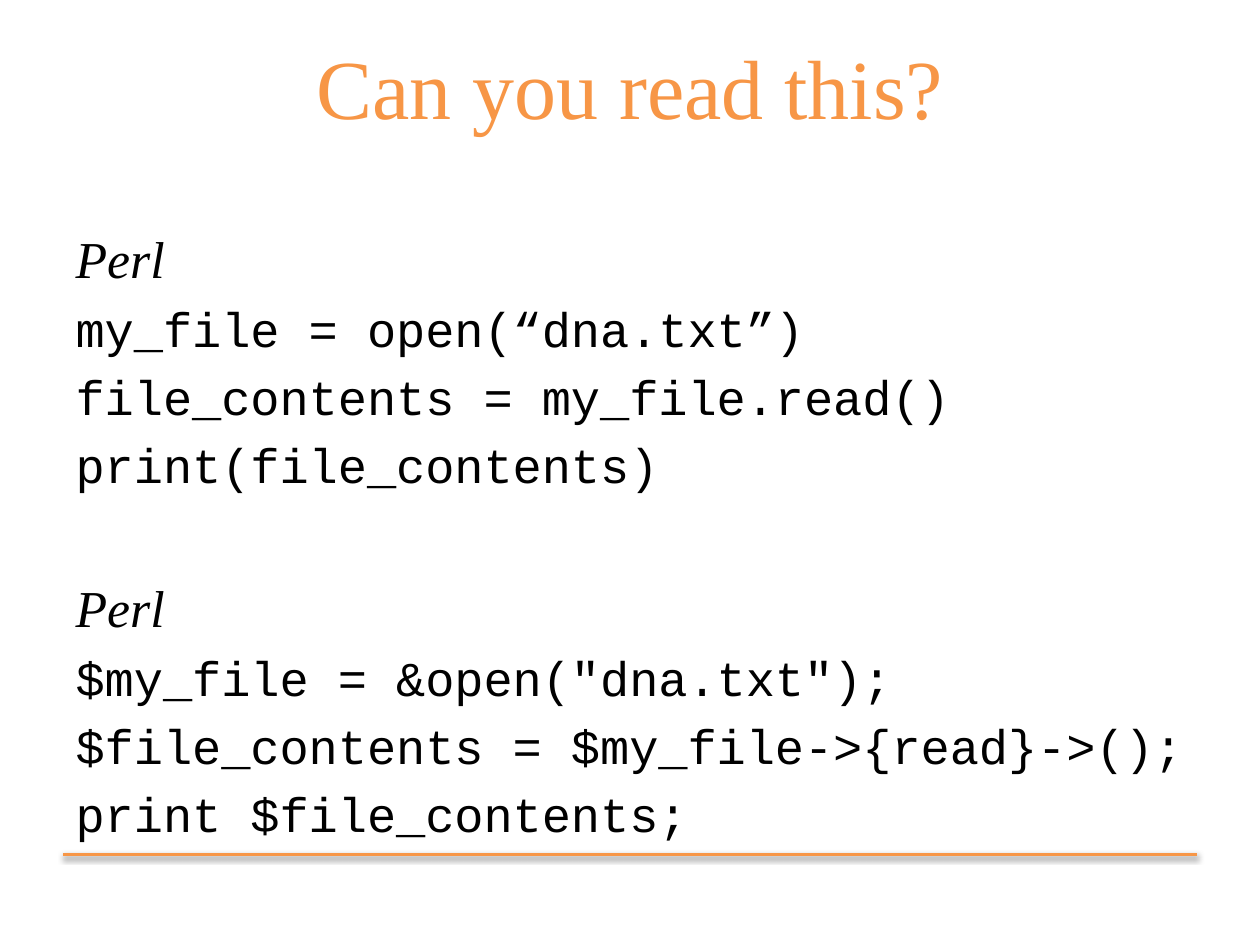
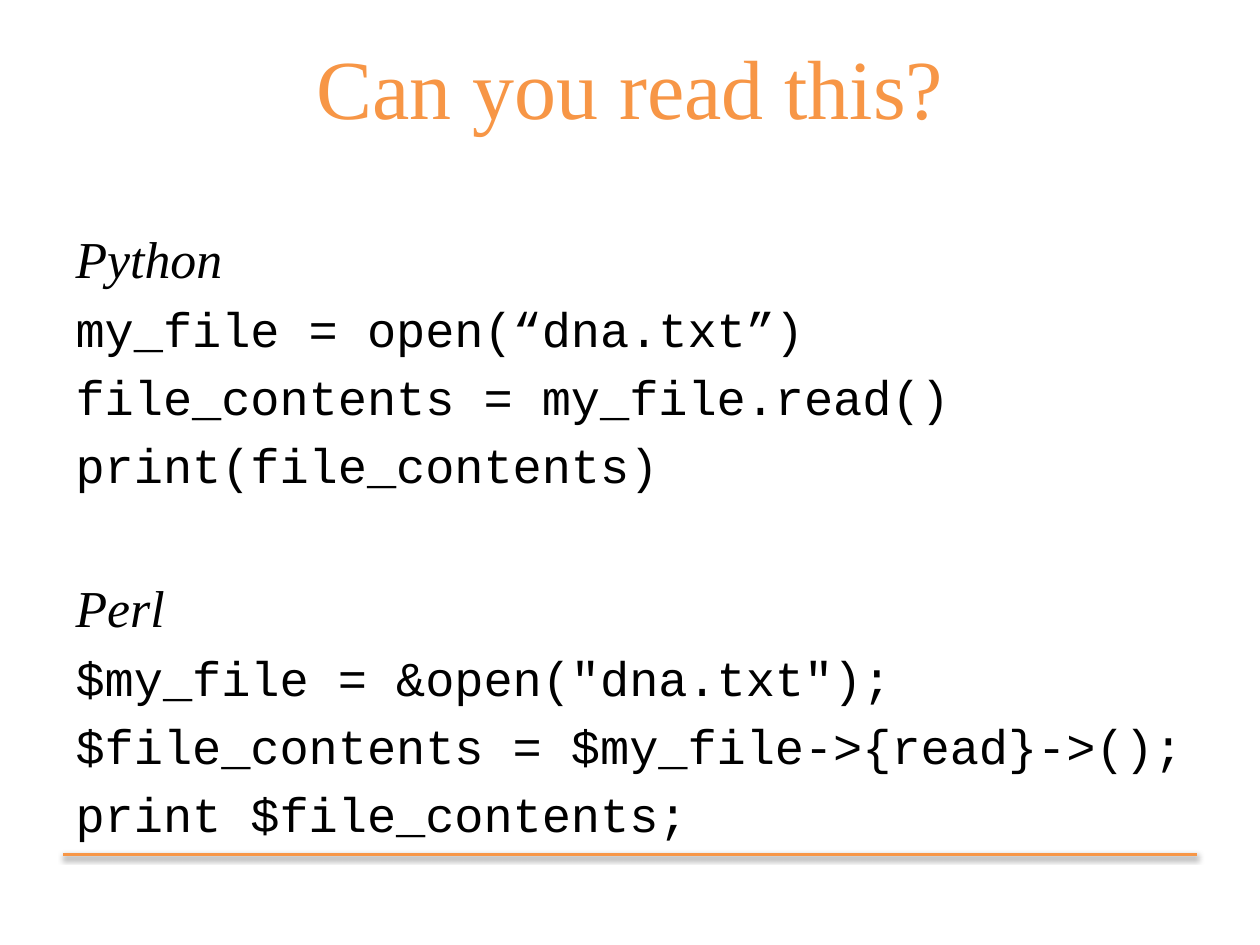
Before and after one commit to marskar/BIOF309_Fall2017, a slide deck: slide 6 of week1/Intro.pptx (slide 5 before the commit). Drawn at 1260x945 pixels with LibreOffice and Linux fonts; fonts in the diff are those of the drawing. Boxes give left, top, right and bottom in pixels: in the first picture for what was removed or moved away, otherwise in the second. Text is boxed around its words. In the diff, an @@ line names an element or a change of style, - is before the commit and + after.

```diff
--- a/week1/Intro.pptx
+++ b/week1/Intro.pptx
@@ text at box(76, 242, 223, 288): text changed @@
-Perl
+Python
```
Also in this commit, not shown: 1 slide added, 2 other files.
